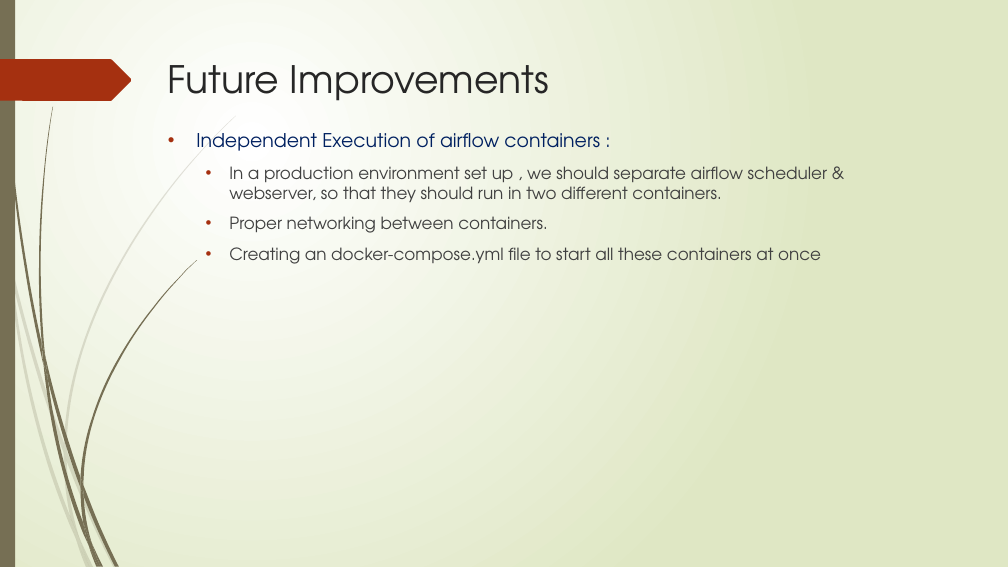
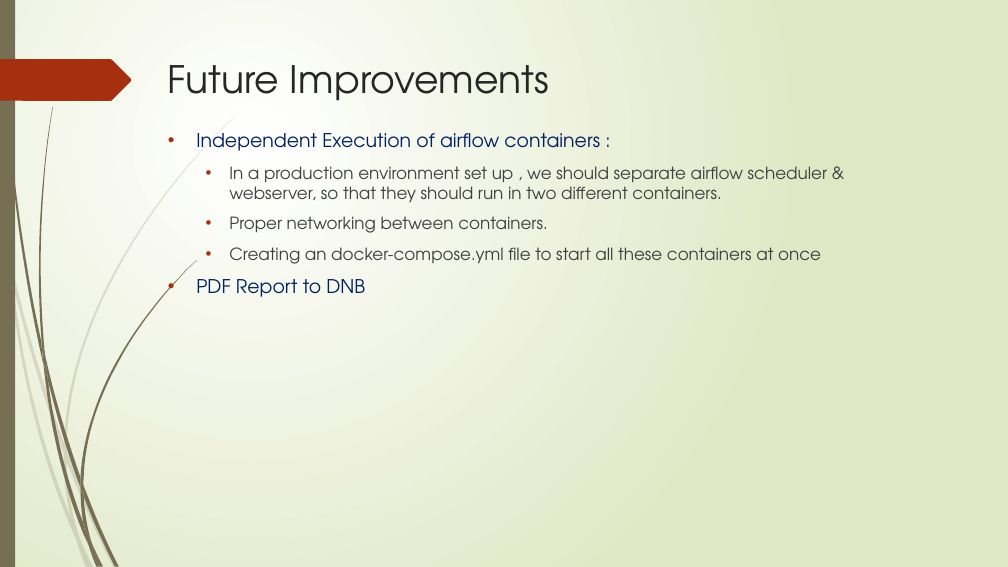
Before and after one commit to Kulamanipradhan0/knab_dwh, a slide deck: slide 19 of KPradhan_Knab_DWH_Presentation.pptx (slide 20 before the commit). Drawn at 1008x567 pixels with LibreOffice and Linux fonts; fonts in the diff are those of the drawing. Boxes give left, top, right and bottom in pixels: in the first picture for what was removed or moved away, otherwise in the second. Text is boxed around its words. In the diff, an @@ line names an element or a change of style, - is before the commit and + after.

```diff
--- a/KPradhan_Knab_DWH_Presentation.pptx
+++ b/KPradhan_Knab_DWH_Presentation.pptx
@@ text at (x1=196, y1=279, x2=365, y2=297): paragraph added @@
+• PDF Report to DNB
```
Also in this commit, not shown: 7 other slides changed, 2 slides added, 1 slide removed, 1 other file.
